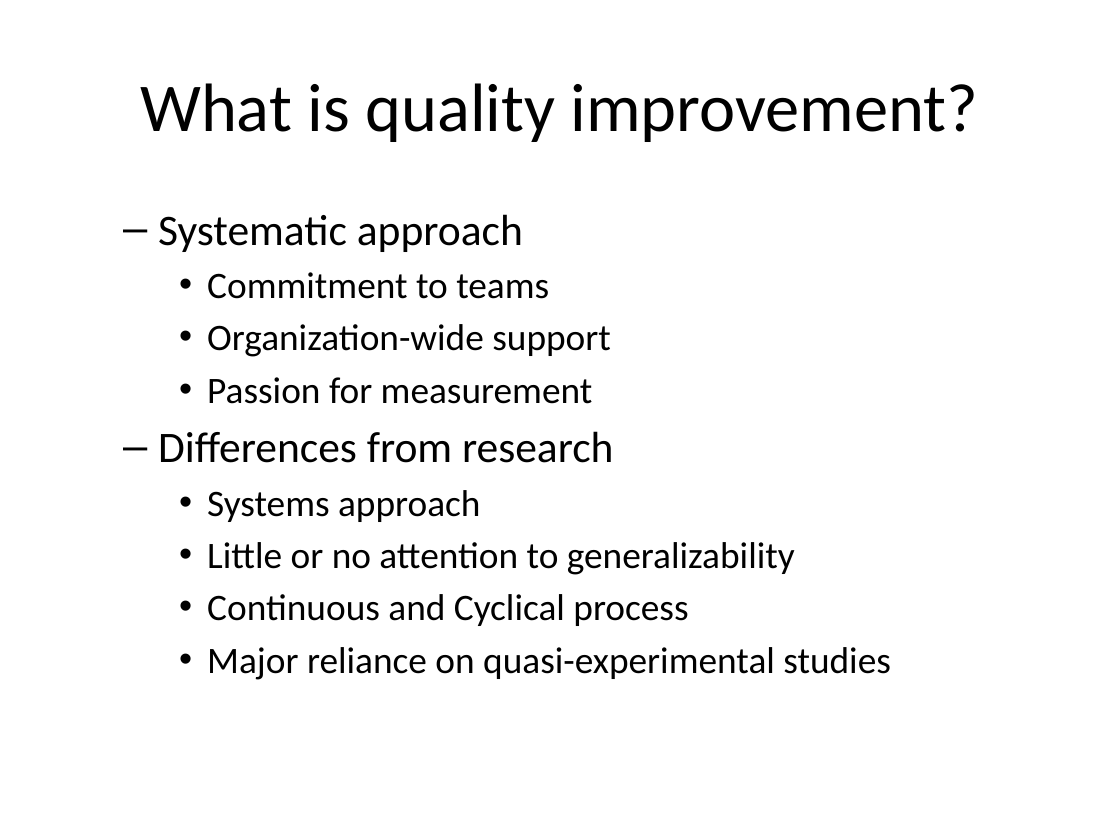
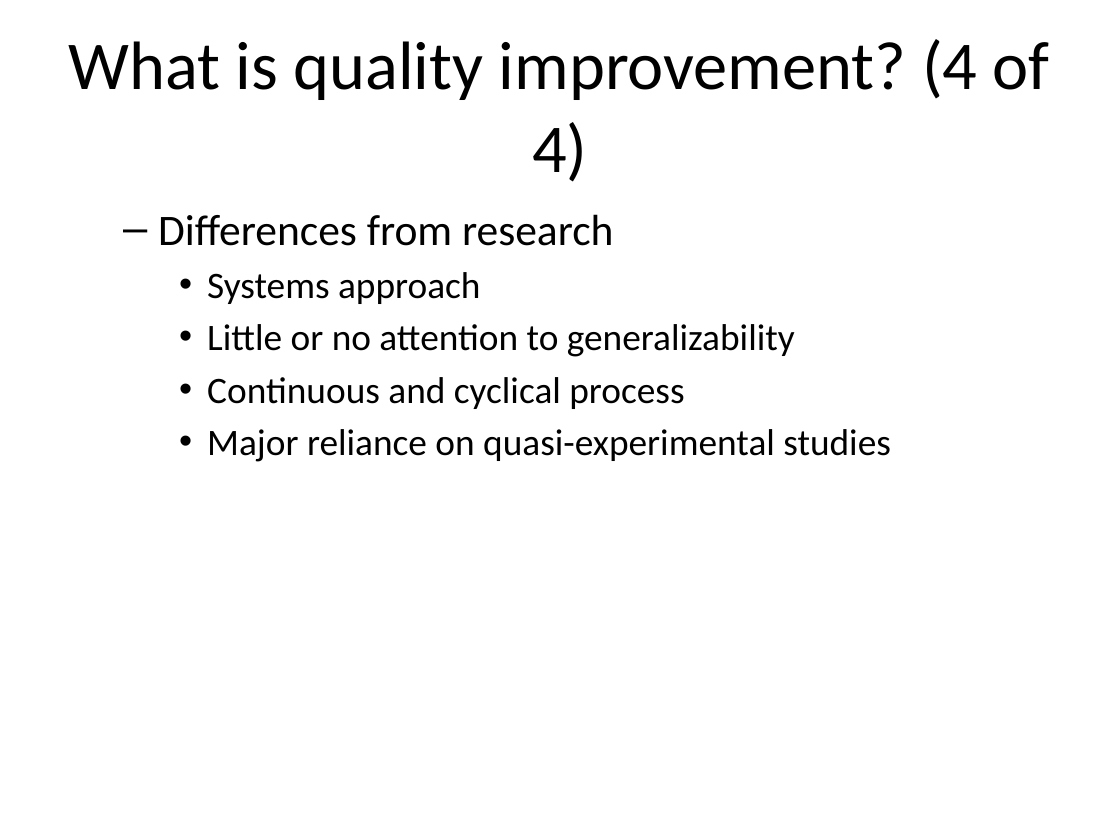
Before and after one commit to classes-medb/5510, a slide deck: slide 7 of src/video-05-quasi-experiments.pptx (slide 4 before the commit). Drawn at 1120x840 pixels with LibreOffice and Linux fonts; fonts in the diff are those of the drawing. Boxes give left, top, right and bottom in pixels: in the first picture for what was removed or moved away, otherwise in the second. Text is boxed around its words. In the diff, an @@ line names an element or a change of style, - is before the commit and + after.

```diff
--- a/src/video-05-quasi-experiments.pptx
+++ b/src/video-05-quasi-experiments.pptx
@@ title at (68, 39, 1050, 182): text changed @@
-What is quality improvement?
+What is quality improvement? (4 of 4)
@@ text at (158, 214, 611, 404): paragraphs removed @@
-  – Systematic approach
-    • Commitment to teams
-    • Organization-wide support
-    • Passion for measurement
@@ text at (207, 377, 684, 409): text changed @@
-    • Continuous and Cyclical process
+    • Continuous and cyclical process
```
Also in this commit, not shown: 4 other slides changed, 7 slides added, 4 slides removed, 6 other files.
